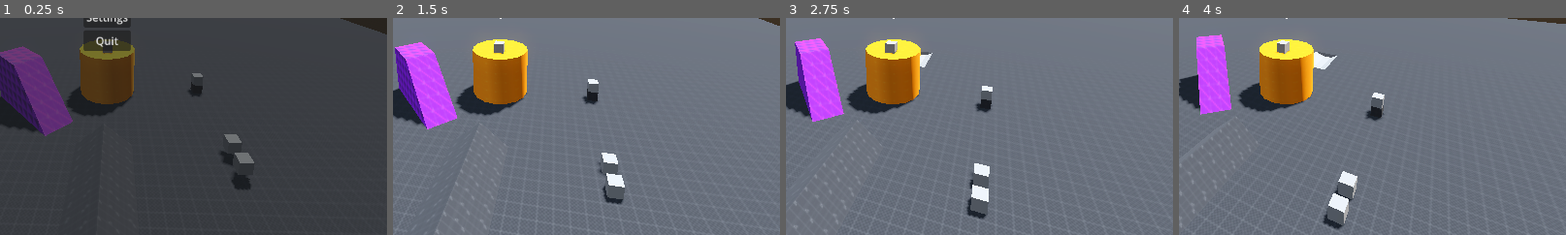
Above: before the commit, frames 1-4 (left to right).
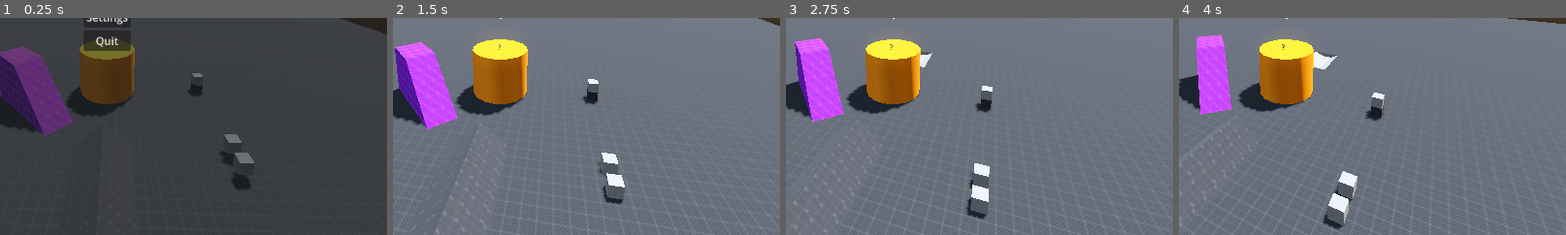
Above: after the commit, the same moments.

Repository: simonkuhlo/Duels1895
Game: Godot game, scene res://Maps/Maps/Testworld/test_world.tscn
The game is run twice, just before and just after one commit, with the same random seed, the same clock (stepped at 60 frames per second) and the same inputs. This scene is started directly instead of the project's main scene.
Inputs (mouse positions are % of the whole screen's width and height, from its top left):
- Up to frame 1 (0.25 s): no input
- Up to frame 2 (1.5 s): click "Resume" at 0.5 s; move the mouse to (55, 50) at 1.27 s; hold W (move_forward) from 1.28 s (still down); hold Mouse wheel down (hotbar_next_item) from 1.28 s (still down)
- Up to frame 3 (2.75 s): keep holding W (move_forward); tap Space (jump) at 1.52, 2.27 s; move the mouse to (45, 50) at 2.02 s; release Mouse wheel down (hotbar_next_item) at 2.03 s; tap Mouse wheel up (hotbar_prev_item) at 2.1 s
- Up to frame 4 (4 s): keep holding W (move_forward); move the mouse to (52, 48) at 2.77 s; hold F (interact) 2.78-3.53 s; move the mouse to (49, 52) at 3.52 s; tap Shift (sprint) at 3.6 s; tap Space (jump) at 3.77 s
The pictures show only the part of the screen within x 36-86%, y 50-100%; the shares and areas given below are measured in that part.

The runs differ from the first frame. In frame 1, 0.1% of the frame differs, in the area x 26-30%, y 10-17%; in frame 2, 0.2%; in frame 3, 0.2%; in frame 4, 0.2%, in the area x 25-29%, y 10-17%.
Error after the commit: Invalid access to property or key 'controlled_entity' on a base object of type 'Nil'. (res://Game/Item)

Commit message:
add test item elements

Diff:
--- a/Game/Entities/PlayerCharacter/player_character_body.tscn
+++ b/Game/Entities/PlayerCharacter/player_character_body.tscn
@@ -53,7 +53,7 @@
 metadata/_custom_type_script = "uid://dbblf8tqoy7rc"
 
 [node name="EntityBody" node_paths=PackedStringArray("action_stamina", "movement_stamina", "ads_stamina", "jump_strength", "controller", "exclude_client_authority", "hotbar_inventory") instance=ExtResource("1_b5oby")]
-collision_layer = 0
+collision_layer = 2
 floor_max_angle = 0.872665
 script = ExtResource("2_2ckjl")
 action_stamina = NodePath("Stats/ActionStamina")
@@ -92,5 +92,5 @@
 [node name="Body" parent="." index="4"]
 transform = Transform3D(-4.37114e-08, 0, 1, 0, 1, 0, -1, 0, -4.37114e-08, 0, 1, 0)
 
-[node name="FPVCamera" parent="Body/Neck" index="0"]
+[node name="FPVCamera" parent="Body/Neck" index="1"]
 fov = 90.0
--- a/Game/Entities/controller.gd
+++ b/Game/Entities/controller.gd
@@ -13,6 +13,8 @@
 @export var look_sensitivity:float = 0.005
 
 func _unhandled_input(event: InputEvent) -> void:
+	if !is_multiplayer_authority():
+		return
 	if Input.mouse_mode == Input.MOUSE_MODE_VISIBLE:
 		return
 	if event is InputEventMouseMotion:
@@ -23,6 +25,8 @@
 		controlled_entity.neck.rotation.x = clamp(controlled_entity.neck.rotation.x, deg_to_rad(-90), deg_to_rad(90))
 
 func _on_controlled_entity_physics_process(delta: float) -> void:
+	if !is_multiplayer_authority():
+		return
 	var input_vector: Vector2 = _get_input_vector()
 	var direction = Vector3.ZERO
 	# Get the camera's basis if you want camera-relative movement; otherwise use controlled_entity.global_transform.basis.
--- a/Game/Entities/entity_body.tscn
+++ b/Game/Entities/entity_body.tscn
@@ -1,9 +1,10 @@
-[gd_scene load_steps=11 format=3 uid="uid://vr1rchrbhnqw"]
+[gd_scene load_steps=13 format=3 uid="uid://vr1rchrbhnqw"]
 
 [ext_resource type="Script" uid="uid://cywrhsjqx26hs" path="res://Game/Entities/entity_body_3d.gd" id="1_qtxv7"]
 [ext_resource type="Script" uid="uid://dbblf8tqoy7rc" path="res://Game/Entities/Stats/Scripts/entity_stat.gd" id="2_4y1t2"]
 [ext_resource type="PackedScene" uid="uid://bthqp0o7o2bv5" path="res://Game/Item System/System/Inventory Element/Inventory Collection/inventory_collection.tscn" id="2_xufau"]
 [ext_resource type="PackedScene" uid="uid://qnadki4kfuia" path="res://Game/Entities/Stats/entity_stat_holder.tscn" id="4_xufau"]
+[ext_resource type="PackedScene" uid="uid://fc8wrptdmbc5" path="res://Game/Item System/Nodes/Item Holder/item_holder.tscn" id="5_23x27"]
 [ext_resource type="Script" uid="uid://bm74bsj5uyg56" path="res://Game/Entities/interaction_ray_cast_3d.gd" id="5_rke0j"]
 
 [sub_resource type="Resource" id="Resource_v6f86"]
@@ -28,12 +29,14 @@
 
 [sub_resource type="CapsuleMesh" id="CapsuleMesh_xufau"]
 
+[sub_resource type="SphereShape3D" id="SphereShape3D_23x27"]
+
 [sub_resource type="SceneReplicationConfig" id="SceneReplicationConfig_v6f86"]
 properties/0/path = NodePath(".:position")
 properties/0/spawn = true
 properties/0/replication_mode = 1
 
-[node name="EntityBody" type="CharacterBody3D" node_paths=PackedStringArray("health", "move_speed", "fpv_camera", "tpv_camera", "neck", "skin", "inventories")]
+[node name="EntityBody" type="CharacterBody3D" node_paths=PackedStringArray("health", "move_speed", "fpv_camera", "tpv_camera", "neck", "skin", "item_holder", "inventories")]
 script = ExtResource("1_qtxv7")
 health = NodePath("Stats/Health")
 move_speed = NodePath("Stats/MoveSpeed")
@@ -41,6 +44,7 @@
 tpv_camera = NodePath("Body/SpringArm3D/TPVCamera")
 neck = NodePath("Body/Neck")
 skin = NodePath("Body/MeshInstance3D")
+item_holder = NodePath("Body/Neck/SpringArm3D/ItemHolder")
 inventories = NodePath("InventoryCollection")
 
 [node name="InventoryCollection" parent="." instance=ExtResource("2_xufau")]
@@ -65,6 +69,15 @@
 
 [node name="Neck" type="Node3D" parent="Body"]
 
+[node name="SpringArm3D" type="SpringArm3D" parent="Body/Neck"]
+transform = Transform3D(-0.965926, 0, 0.258819, 0, 1, 0, -0.258819, 0, -0.965926, 0.3, 0.4, -0.1)
+collision_mask = 3
+shape = SubResource("SphereShape3D_23x27")
+spring_length = 0.8
+margin = 0.1
+
+[node name="ItemHolder" parent="Body/Neck/SpringArm3D" instance=ExtResource("5_23x27")]
+
 [node name="FPVCamera" type="Camera3D" parent="Body/Neck"]
 transform = Transform3D(1, 0, 0, 0, 1, 0, 0, 0, 1, 0, 0.5, 0)
 current = true
--- a/Game/Entities/entity_body_3d.gd
+++ b/Game/Entities/entity_body_3d.gd
@@ -10,6 +10,13 @@
 @export var tpv_camera:Camera3D
 @export var neck:Node3D
 @export var skin:MeshInstance3D
+@export var item_holder:ItemHolder3D:
+	set(new):
+		if item_holder:
+			item_holder.parent_entity = null
+		item_holder = new
+		if item_holder:
+			item_holder.parent_entity = self
 @export var inventories:InventoryCollection
 
 var parent_world:MapInstance = MapLoader.loaded_map_instance
--- /dev/null
+++ b/Game/Item System/Items/Ammo/ammo_item.gd
@@ -0,0 +1,11 @@
+extends ItemReference
+class_name AmmoItem
+
+enum Family {SMALL, MEDIUM, LONG, SPECIAL}
+
+@export var family:Family
+
+@export var damage_modifier:float = 1
+@export var velocity_modifier:float = 1
+@export var max_range:float = 1000
+@export var damage_falloff:Curve
--- /dev/null
+++ b/Game/Item System/Items/Ammo/testammo.tres
@@ -0,0 +1,20 @@
+[gd_resource type="Resource" script_class="AmmoItem" load_steps=3 format=3 uid="uid://bagw5dxtn2ain"]
+
+[ext_resource type="Script" uid="uid://du6ktdkknkkkd" path="res://Game/Item System/Items/Ammo/ammo_item.gd" id="1_0q536"]
+
+[sub_resource type="Curve" id="Curve_0q536"]
+_data = [Vector2(0, 1), 0.0, 0.0, 0, 0, Vector2(0.251323, 1), 0.0, 0.0, 0, 0, Vector2(1, 0.198356), 0.0, 0.0, 0, 0]
+point_count = 3
+
+[resource]
+script = ExtResource("1_0q536")
+family = 0
+base_damage = 10.0
+base_velocity = 1000.0
+max_range = 1000.0
+damage_falloff = SubResource("Curve_0q536")
+uid = &""
+item_name = ""
+description = ""
+max_stack_size = 100
+metadata/_custom_type_script = "uid://du6ktdkknkkkd"
--- /dev/null
+++ b/Game/Item System/Items/Defaults/default_equipped_item.tscn
@@ -0,0 +1,13 @@
+[gd_scene load_steps=3 format=3 uid="uid://3qy1ind6vn2l"]
+
+[ext_resource type="PackedScene" uid="uid://cg6fa4lu86wt4" path="res://Game/Item System/System/Equipped Item/equipped_item.tscn" id="1_0wtwi"]
+
+[sub_resource type="TextMesh" id="TextMesh_0wtwi"]
+text = "?"
+font_size = 54
+
+[node name="EquippedItem" instance=ExtResource("1_0wtwi")]
+
+[node name="MeshInstance3D" type="MeshInstance3D" parent="." index="0"]
+transform = Transform3D(-1, 0, -8.74228e-08, 0, 1, 0, 8.74228e-08, 0, -1, 0, 0, 0)
+mesh = SubResource("TextMesh_0wtwi")
--- /dev/null
+++ b/Game/Item System/Items/Defaults/default_world_item.tscn
@@ -0,0 +1,12 @@
+[gd_scene load_steps=3 format=3 uid="uid://g8li15ckmp3y"]
+
+[ext_resource type="PackedScene" uid="uid://d2t44lfcig42m" path="res://Game/Item System/System/World Item/world_item.tscn" id="1_nitaq"]
+
+[sub_resource type="TextMesh" id="TextMesh_m2hda"]
+text = "?"
+font_size = 84
+
+[node name="DefaultWorldItem" instance=ExtResource("1_nitaq")]
+
+[node name="MeshInstance3D" parent="." index="0"]
+mesh = SubResource("TextMesh_m2hda")
--- /dev/null
+++ b/Game/Item System/Items/Tool/Weapon/Gun/TestGun/test_gun_equipped_item.tscn
@@ -0,0 +1,9 @@
+[gd_scene load_steps=3 format=3 uid="uid://bsu4skealuc0t"]
+
+[ext_resource type="PackedScene" uid="uid://bdk4f5f26rruv" path="res://Game/Item System/Items/Tool/Weapon/Gun/gun_equipped_item.tscn" id="1_p3rdd"]
+[ext_resource type="PackedScene" uid="uid://d0qhpnij7ow5h" path="res://Assets/Revolver/revolver.fbx" id="2_0vnbi"]
+
+[node name="TestGunEquippedItem" instance=ExtResource("1_p3rdd")]
+
+[node name="revolver" parent="." index="1" instance=ExtResource("2_0vnbi")]
+transform = Transform3D(1.50996e-07, 0, -2, 0, 2, 0, 2, 0, 1.50996e-07, 0, 0, 0)
--- /dev/null
+++ b/Game/Item System/Items/Tool/Weapon/Gun/TestGun/testgun.tres
@@ -0,0 +1,17 @@
+[gd_resource type="Resource" script_class="GunItem" load_steps=3 format=3 uid="uid://wp5415ckmxuv"]
+
+[ext_resource type="Script" uid="uid://dpkcrk3e7et0j" path="res://Game/Item System/Items/Tool/Weapon/Gun/gun_item.gd" id="1_6ab2c"]
+[ext_resource type="PackedScene" uid="uid://bsu4skealuc0t" path="res://Game/Item System/Items/Tool/Weapon/Gun/TestGun/test_gun_equipped_item.tscn" id="1_55xhu"]
+
+[resource]
+script = ExtResource("1_6ab2c")
+ammo_family = 0
+magazine_size = 1
+base_velocity = 1.0
+base_damage = 1.0
+uid = &"item_testgun"
+item_name = "Testgun"
+description = ""
+max_stack_size = 1
+equipped_scene = ExtResource("1_55xhu")
+metadata/_custom_type_script = "uid://dpkcrk3e7et0j"
--- /dev/null
+++ b/Game/Item System/Items/Tool/Weapon/Gun/gun_equipped_item.tscn
@@ -0,0 +1,8 @@
+[gd_scene load_steps=3 format=3 uid="uid://bdk4f5f26rruv"]
+
+[ext_resource type="PackedScene" uid="uid://vcms5ou6eky8" path="res://Game/Item System/Items/Tool/Weapon/weapon_equipped_item.tscn" id="1_1vnc5"]
+[ext_resource type="PackedScene" uid="uid://clsurtm10to0e" path="res://Game/Item System/System/Inventory Element/Slot/inventory_slot.tscn" id="3_gcild"]
+
+[node name="GunEquippedItem" instance=ExtResource("1_1vnc5")]
+
+[node name="InventorySlot" parent="." index="0" instance=ExtResource("3_gcild")]
--- a/Game/Item System/Items/Tool/Weapon/Gun/gun_item.gd
+++ b/Game/Item System/Items/Tool/Weapon/Gun/gun_item.gd
@@ -1,2 +1,8 @@
 extends WeaponItem
 class_name GunItem
+
+@export var ammo_family:AmmoItem.Family
+@export var magazine_size:int = 1
+
+@export var base_velocity:float = 1
+@export var base_damage:float = 1
--- /dev/null
+++ b/Game/Item System/Items/Tool/Weapon/weapon_equipped_item.tscn
@@ -0,0 +1,5 @@
+[gd_scene load_steps=2 format=3 uid="uid://vcms5ou6eky8"]
+
+[ext_resource type="PackedScene" uid="uid://hysvkh26e5xi" path="res://Game/Item System/Items/Tool/tool_equipped_item.tscn" id="1_4g2k8"]
+
+[node name="WeaponEquippedItem" instance=ExtResource("1_4g2k8")]
--- /dev/null
+++ b/Game/Item System/Items/Tool/tool_equipped_item.tscn
@@ -0,0 +1,5 @@
+[gd_scene load_steps=2 format=3 uid="uid://hysvkh26e5xi"]
+
+[ext_resource type="PackedScene" uid="uid://cg6fa4lu86wt4" path="res://Game/Item System/System/Equipped Item/equipped_item.tscn" id="1_4ctiy"]
+
+[node name="ToolEquippedItem" instance=ExtResource("1_4ctiy")]
--- a/Game/Item System/Nodes/Item Holder/item_holder.gd
+++ b/Game/Item System/Nodes/Item Holder/item_holder.gd
@@ -1,2 +1,49 @@
 extends Node3D
 class_name ItemHolder3D
+
+signal held_slot_changed(new_slot:InventorySlot)
+
+var parent_entity:EntityBody3D
+
+var held_slot:InventorySlot:
+	set(new):
+		if held_slot:
+			held_slot.item_switched.disconnect(_on_held_slot_item_switched)
+		held_slot = new
+		if held_slot:
+			held_slot.item_switched.connect(_on_held_slot_item_switched)
+			_on_held_slot_item_switched(held_slot.held_item)
+		else:
+			_on_held_slot_item_switched(null)
+		held_slot_changed.emit(held_slot)
+
+var held_item_instance:ItemInstance:
+	set(new):
+		if held_item_instance:
+			pass
+		held_item_instance = new
+		if held_item_instance:
+			pass
+		equipped_scene_instance = get_held_item_equipped_scene_instance(held_item_instance)
+
+var equipped_scene_instance:EquippedItem:
+	set(new):
+		if equipped_scene_instance:
+			equipped_scene_instance.queue_free()
+		equipped_scene_instance = new
+		if equipped_scene_instance:
+			add_child(equipped_scene_instance)
+
+func _on_held_slot_item_switched(new_item:ItemInstance) -> void:
+	held_item_instance = new_item
+
+func get_held_item_equipped_scene_instance(item:ItemInstance) -> EquippedItem:
+	if !item:
+		return
+	if held_item_instance.item_reference.equipped_scene_fpv:
+		return held_item_instance.item_reference.equipped_scene_fpv.instantiate()
+	if held_item_instance.item_reference.equipped_scene:
+		return held_item_instance.item_reference.equipped_scene.instantiate()
+	if Items.item_db.default_held_item_scene:
+		return Items.item_db.default_held_item_scene.instantiate()
+	return
--- a/Game/Item System/Nodes/Item Holder/item_holder.tscn
+++ b/Game/Item System/Nodes/Item Holder/item_holder.tscn
@@ -4,13 +4,17 @@
 [ext_resource type="Script" uid="uid://ornm1u3yqdmh" path="res://Game/Item System/Nodes/Item Holder/item_holder_synchronizer.gd" id="2_ytheb"]
 
 [sub_resource type="SceneReplicationConfig" id="SceneReplicationConfig_yvb8a"]
+properties/0/path = NodePath(".:synchronized_held_slot_uid")
+properties/0/spawn = true
+properties/0/replication_mode = 2
 
 [node name="ItemHolder" type="Node3D"]
 script = ExtResource("1_yvb8a")
 metadata/_custom_type_script = "uid://c5ftfndowdw20"
 
-[node name="ItemHolderSynchronizer" type="Node" parent="."]
+[node name="ItemHolderSynchronizer" type="Node" parent="." node_paths=PackedStringArray("synchronized_holder")]
 script = ExtResource("2_ytheb")
+synchronized_holder = NodePath("..")
 
 [node name="MultiplayerSynchronizer" type="MultiplayerSynchronizer" parent="ItemHolderSynchronizer"]
 replication_config = SubResource("SceneReplicationConfig_yvb8a")
--- a/Game/Item System/Nodes/Item Holder/item_holder_synchronizer.gd
+++ b/Game/Item System/Nodes/Item Holder/item_holder_synchronizer.gd
@@ -1 +1,23 @@
 extends Node
+
+@export var synchronized_holder:ItemHolder3D:
+	set(new):
+		if synchronized_holder:
+			synchronized_holder.held_slot_changed.disconnect(_on_synchronized_holder_held_slot_changed)
+		synchronized_holder = new
+		if synchronized_holder:
+			synchronized_holder.held_slot_changed.connect(_on_synchronized_holder_held_slot_changed)
+
+@export var synchronized_held_slot_uid:StringName:
+	set(new):
+		if synchronized_held_slot_uid:
+			pass
+		synchronized_held_slot_uid = new
+		if is_multiplayer_authority():
+			return
+		if synchronized_held_slot_uid:
+			synchronized_holder.held_slot = Items.get_element_by_uid(synchronized_held_slot_uid)
+
+func _on_synchronized_holder_held_slot_changed(new_slot:InventorySlot) -> void:
+	if is_multiplayer_authority():
+		synchronized_held_slot_uid = new_slot.uid
--- a/Game/Item System/Nodes/world_item_spawner.gd
+++ b/Game/Item System/Nodes/world_item_spawner.gd
@@ -9,7 +9,11 @@
 
 func _spawn_item(item:ItemInstance) -> void:
 	if multiplayer.is_server():
-		var world_item:WorldItem = resource_to_spawn.item_reference.world_item.instantiate()
+		var world_item:WorldItem
+		if resource_to_spawn.item_reference.world_item:
+			world_item = resource_to_spawn.item_reference.world_item.instantiate()
+		else:
+			world_item = Items.item_db.default_world_item_scene.instantiate()
 		world_item._held_slot.receive_item(item)
 		world_item.transform = global_transform
 		parent_map.add_child(world_item, true)
--- a/Game/Item System/System/default_item_db.tres
+++ b/Game/Item System/System/default_item_db.tres
@@ -1,11 +1,17 @@
-[gd_resource type="Resource" script_class="ItemDB" load_steps=4 format=3 uid="uid://bep2pgkw8ppng"]
+[gd_resource type="Resource" script_class="ItemDB" load_steps=7 format=3 uid="uid://bep2pgkw8ppng"]
 
-[ext_resource type="Script" uid="uid://cpykpamshobgw" path="res://Game/Item System/System/item_reference.gd" id="1_wk0xn"]
+[ext_resource type="Script" uid="uid://jl8omh2pwst6" path="res://Game/Item System/System/item_reference.gd" id="1_wk0xn"]
 [ext_resource type="Resource" uid="uid://d0pfuiioo4pu4" path="res://Game/Item System/Items/TestItem/test_item.tres" id="2_esggx"]
-[ext_resource type="Script" uid="uid://c8w8repe77tga" path="res://Game/Item System/System/item_reference_db.gd" id="2_uxwt2"]
+[ext_resource type="Script" uid="uid://dyrnye40dnsve" path="res://Game/Item System/System/item_reference_db.gd" id="2_uxwt2"]
+[ext_resource type="PackedScene" uid="uid://3qy1ind6vn2l" path="res://Game/Item System/Items/Defaults/default_equipped_item.tscn" id="3_esggx"]
+[ext_resource type="Resource" uid="uid://wp5415ckmxuv" path="res://Game/Item System/Items/Tool/Weapon/Gun/TestGun/testgun.tres" id="3_jxoet"]
+[ext_resource type="PackedScene" uid="uid://g8li15ckmp3y" path="res://Game/Item System/Items/Defaults/default_world_item.tscn" id="4_k8bs4"]
 
 [resource]
 script = ExtResource("2_uxwt2")
+default_world_item_scene = ExtResource("4_k8bs4")
+default_held_item_scene = ExtResource("3_esggx")
 content = Dictionary[StringName, ExtResource("1_wk0xn")]({
-&"item_test": ExtResource("2_esggx")
+&"item_test": ExtResource("2_esggx"),
+&"item_testgun": ExtResource("3_jxoet")
 })
--- a/Game/Item System/Ui/Inventory Visualizer/hotbar_inventory_visualizer.gd
+++ b/Game/Item System/Ui/Inventory Visualizer/hotbar_inventory_visualizer.gd
@@ -17,6 +17,7 @@
 		selected_visualizer = new
 		if selected_visualizer:
 			selected_visualizer.selected = true
+		MapLoader.loaded_map_instance.controlled_entity.item_holder.held_slot = selected_visualizer.represented_slot
 
 func _unhandled_input(event: InputEvent) -> void:
 	if event.is_action_pressed("hotbar_next_item"):
--- a/Maps/Maps/Testworld/test_world.tscn
+++ b/Maps/Maps/Testworld/test_world.tscn
@@ -16,6 +16,7 @@
 [ext_resource type="PackedScene" uid="uid://cb1t5f6cdur34" path="res://Game/Item System/Nodes/world_item_spawner.tscn" id="13_kjpmb"]
 [ext_resource type="Script" uid="uid://csn5lympiiciq" path="res://Game/Item System/System/item_instance.gd" id="14_a58uu"]
 [ext_resource type="Resource" uid="uid://d0pfuiioo4pu4" path="res://Game/Item System/Items/TestItem/test_item.tres" id="14_x3ct3"]
+[ext_resource type="Resource" uid="uid://wp5415ckmxuv" path="res://Game/Item System/Items/Tool/Weapon/Gun/TestGun/testgun.tres" id="17_0i1fw"]
 
 [sub_resource type="ProceduralSkyMaterial" id="ProceduralSkyMaterial_dxppu"]
 sky_horizon_color = Color(0.662243, 0.671743, 0.686743, 1)
@@ -66,8 +67,8 @@
 
 [sub_resource type="Resource" id="Resource_1jgxu"]
 script = ExtResource("14_a58uu")
-item_reference = ExtResource("14_x3ct3")
-amount = 5
+item_reference = ExtResource("17_0i1fw")
+amount = 1
 metadata/_custom_type_script = "uid://si4q0pagftsy"
 
 [node name="TestWorld" type="Node3D" node_paths=PackedStringArray("player_spawns")]
Binary file added: Assets/Revolver/revolver.fbx
Not shown, added: Assets/Revolver/revolver.fbx.import
Binary file added: Assets/Revolver/revolver_diff.png
Not shown, added: Assets/Revolver/revolver_diff.png.import
Binary file added: Assets/Revolver/revolver_normal.png
Not shown, added: Assets/Revolver/revolver_normal.png.import
Not shown: 1 places in Maps/Maps/Testworld/test_world.tscn that only renumber resources
